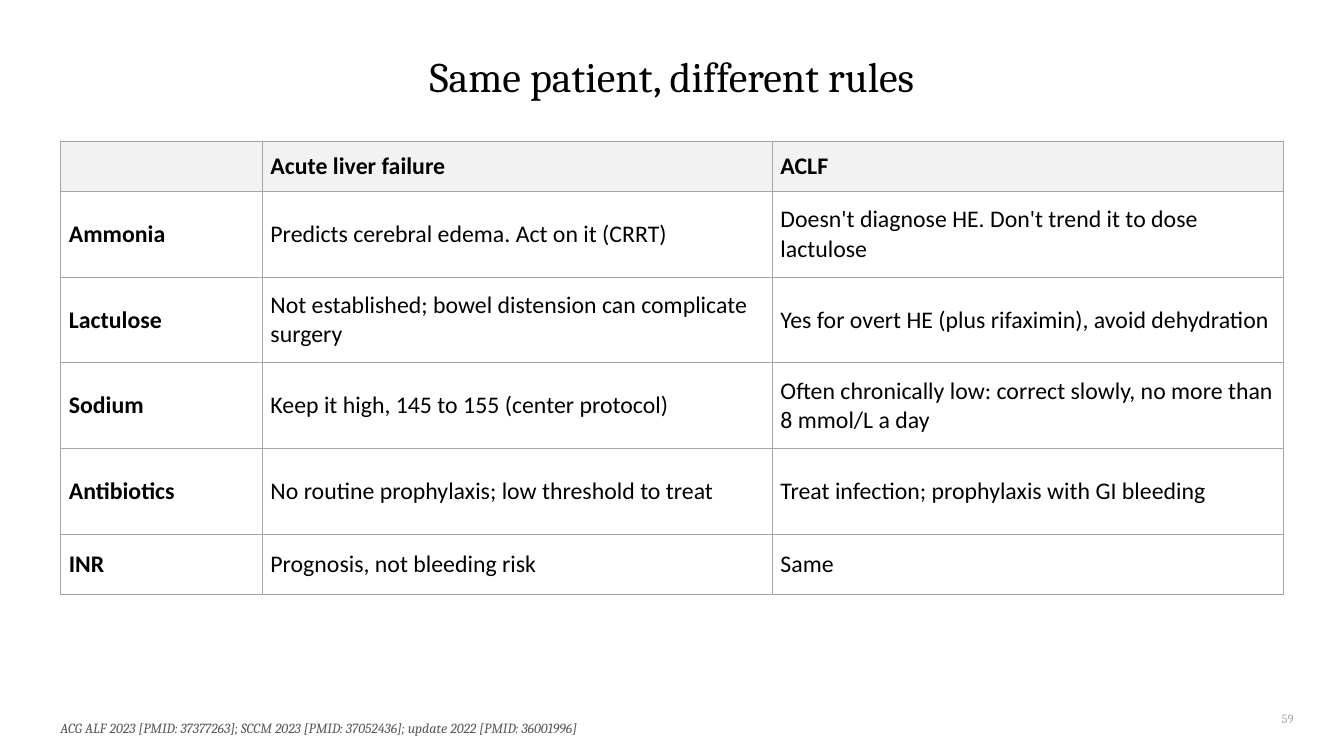
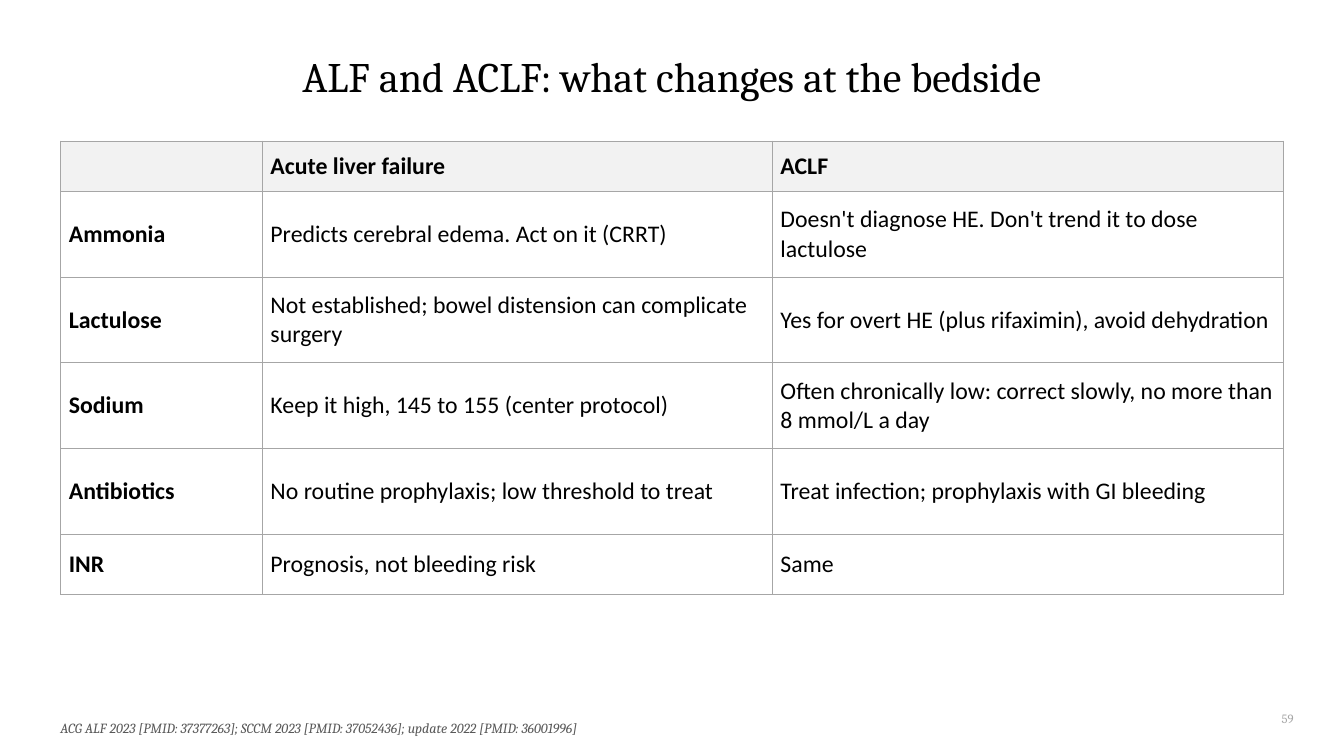
Before and after one commit to qaddodi/mohammad-almeqdadi-lectures, a slide deck: slide 59 of lectures/acute-liver-failure-aclf-in-icu/ALF and ACLF in the ICU.pptx. Drawn at 1344x756 pixels with LibreOffice and Linux fonts; fonts in the diff are those of the drawing. Boxes give left, top, right and bottom in pixels: in the first picture for what was removed or moved away, otherwise in the second. Text is boxed around its words. In the diff, an @@ line names an element or a change of style, - is before the commit and + after.

```diff
--- a/lectures/acute-liver-failure-aclf-in-icu/ALF and ACLF in the ICU.pptx
+++ b/lectures/acute-liver-failure-aclf-in-icu/ALF and ACLF in the ICU.pptx
@@ title at bbox=[302, 62, 1042, 102]: text changed @@
-Same patient, different rules
+ALF and ACLF: what changes at the bedside
```
Also in this commit, not shown: 12 other slides changed, 1 other file.
